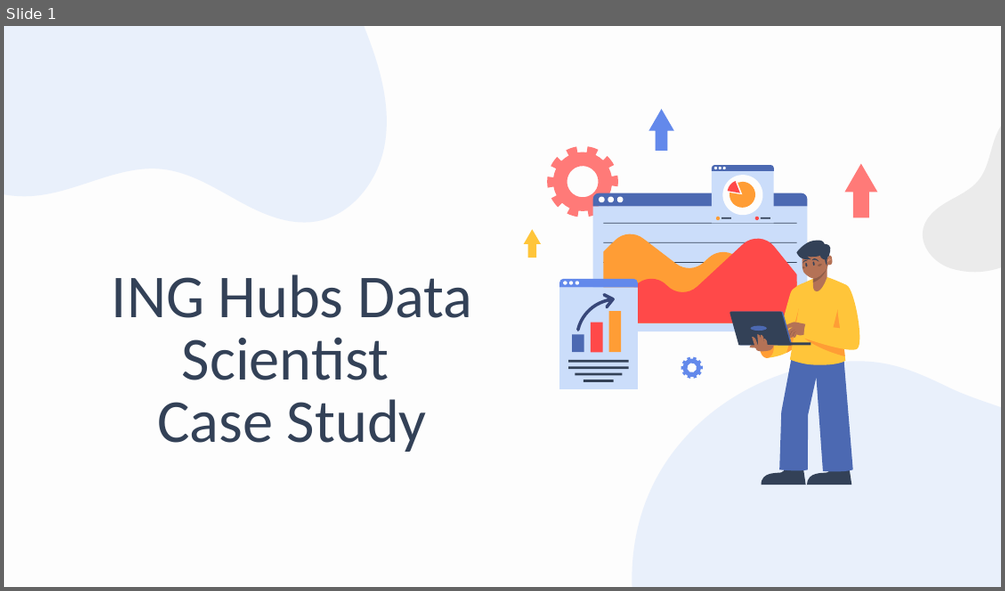
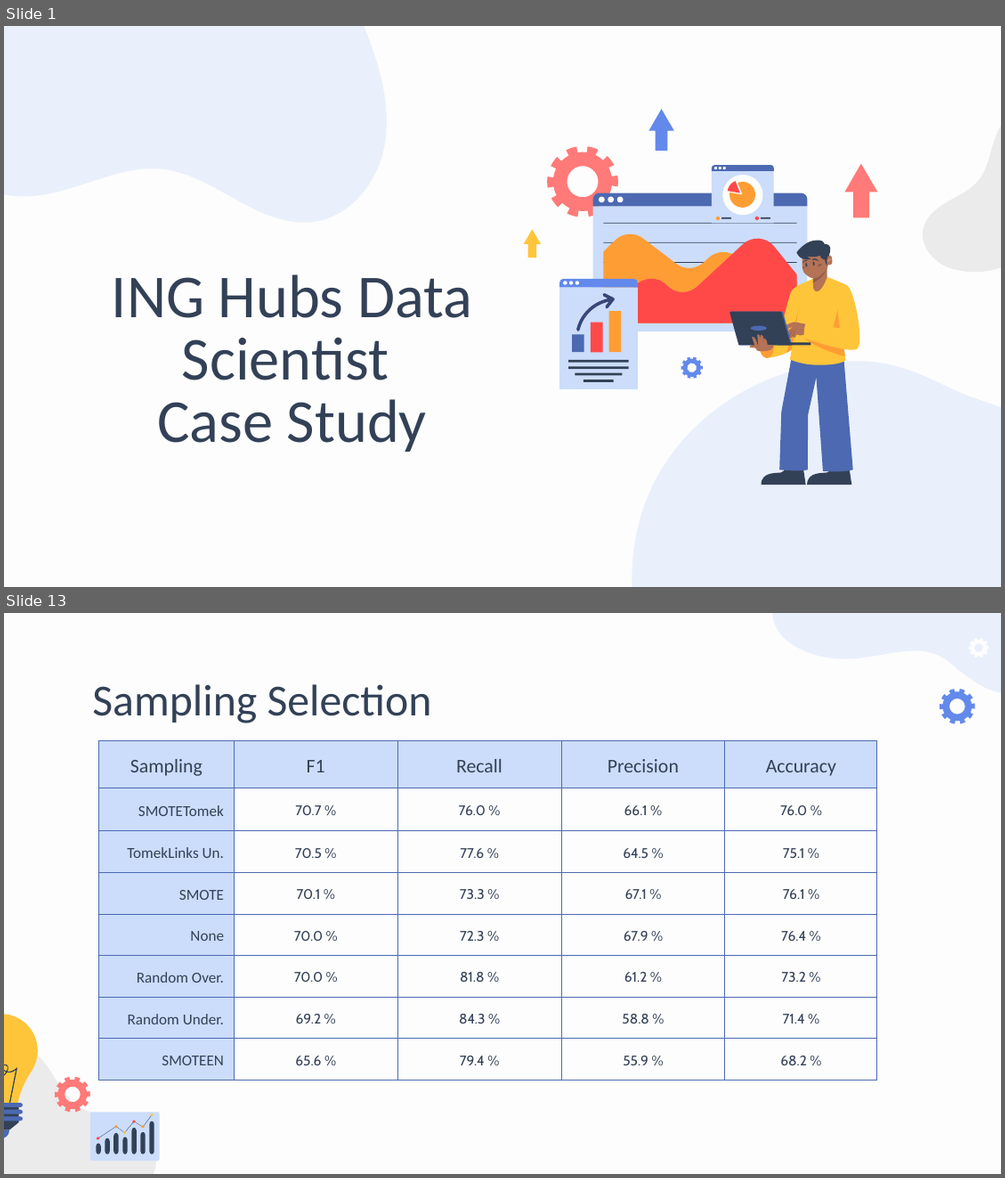
Before and after one commit to denizgunay/loan_delinquency, a slide deck: presentation.pptx. Shown one above the other, each under a label of ours: slide 1 before the commit, slides 1 and 13 after it; the slides between them are not shown. The pictures are 1005x591 and 1005x1178 pixels, drawn with LibreOffice and Linux fonts; fonts in the diff are those of the drawing. Boxes give left, top, right and bottom in pixels: in the first picture for what was removed or moved away, otherwise in the second. Text is boxed around its words. In the diff, an @@ line names an element or a change of style, - is before the commit and + after.

```diff
--- a/presentation.pptx
+++ b/presentation.pptx
@@ slide 13 added at [4, 613, 1001, 1174], background #FDFDFD @@
@@ freeform shape added at [712, 613, 1001, 741], fill #CBDDFA at 39% opacity @@
@@ freeform shape added at [968, 638, 987, 657], fill #FDFDFD @@
@@ title added at [92, 684, 432, 723], 32 pt, text #334157 @@
+Sampling Selection
@@ freeform shape added at [939, 689, 975, 723], fill #6389EB @@
@@ table added at [98, 740, 876, 1076], 8 rows, 5 columns @@
+Sampling | F1 | Recall | Precision | Accuracy
+SMOTETomek | 70.7 % | 76.0 % | 66.1 % | 76.0 %
+TomekLinks Un. | 70.5 % | 77.6 % | 64.5 % | 75.1 %
+SMOTE | 70.1 % | 73.3 % | 67.1 % | 76.1 %
+None | 70.0 % | 72.3 % | 67.9 % | 76.4 %
+Random Over. | 70.0 % | 81.8 % | 61.2 % | 73.2 %
+Random Under. | 69.2 % | 84.3 % | 58.8 % | 71.4 %
+SMOTEEN | 65.6 % | 79.4 % | 55.9 % | 68.2 %
@@ freeform shape added at [4, 1022, 178, 1174], fill #EBEBEB @@
@@ freeform shape added at [55, 1077, 90, 1111], fill #FF7A78 @@
@@ group added at [4, 1013, 160, 1160]: 17 freeform shapes, 6 ellipses @@
```
Also in this commit, not shown: 2 slides changed, 17 other slides added, 3 slides removed, 8 other files.
